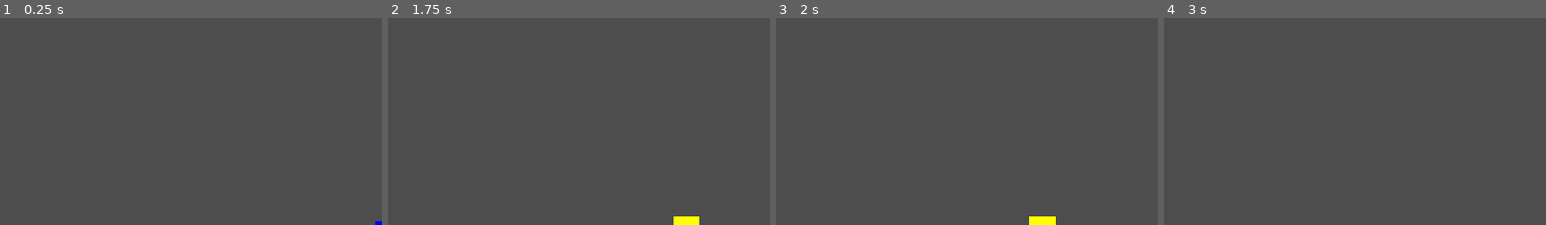
Above: before the commit, frames 1-4 (left to right).
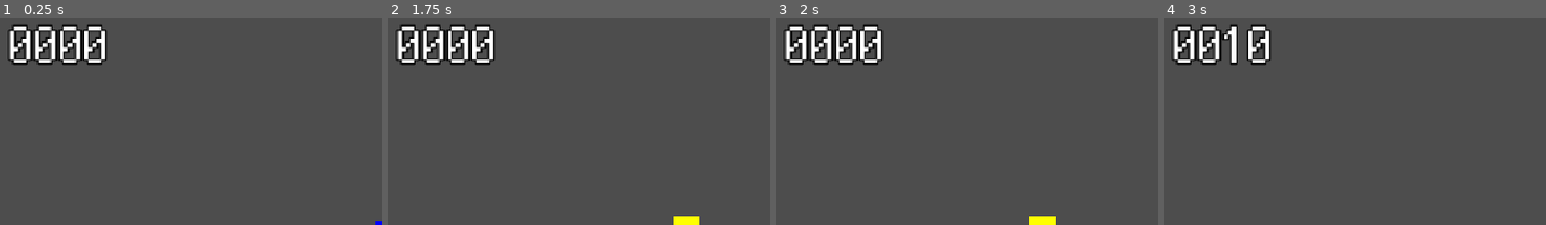
Above: after the commit, the same moments.

Repository: joshuafolkken/platformer
Game: Godot game, scene res://scenes/stage1.tscn
Two runs of this game, one before a commit and one after it. Both use one fixed random seed, a clock stepped at 60 frames per second and the inputs below.
Inputs:
- Up to frame 1 (0.25 s): no input
- Up to frame 2 (1.75 s): hold Right (ui_right) from 0.53 s (still down); tap Space (jump) at 0.6, 0.77, 1.07, 1.35, 1.52 s
- Up to frame 3 (2 s): keep holding Right (ui_right); tap Space (jump) at 1.82 s
- Up to frame 4 (3 s): release Right (ui_right) at 2.03 s; hold Left (ui_left) 2.03-2.78 s; tap Space (jump) at 2.1, 2.85 s; hold Right (ui_right) from 2.78 s (still down)
The pictures show only the part of the screen within x 1-51%, y 0-50%; the shares and areas given below are measured in that part.

The runs differ from the first frame. In frame 1, 3.6% of the frame differs, in the area x 2-28%, y 3-24%; in frame 2, 3.6%; in frame 3, 3.6%; in frame 4, 3.1%.

Commit message:
coin counter #26

Diff:
--- a/project.godot
+++ b/project.godot
@@ -19,6 +19,7 @@
 [autoload]
 
 Audio="*res://scenes/audio.tscn"
+CoinCount="*res://scenes/coin_count.tscn"
 
 [debug]
 
--- /dev/null
+++ b/scenes/coin_count.tscn
@@ -0,0 +1,16 @@
+[gd_scene load_steps=2 format=3 uid="uid://cs1vo46ab3hv3"]
+
+[ext_resource type="Script" uid="uid://cv337bg6eikr5" path="res://scripts/coin_count.gd" id="1_llvmb"]
+
+[node name="CoinCount" type="CanvasLayer"]
+layer = 2
+script = ExtResource("1_llvmb")
+
+[node name="Label" type="Label" parent="."]
+offset_left = 24.0
+offset_top = 16.0
+offset_right = 99.0
+offset_bottom = 98.0
+theme_override_constants/outline_size = 10
+theme_override_font_sizes/font_size = 75
+text = "XXXX"
--- a/scripts/character.gd
+++ b/scripts/character.gd
@@ -12,7 +12,7 @@
 
 	# Handle jump.
 	if Input.is_action_just_pressed("jump") and is_on_floor():
-		Audio.get_node("Jump").play()
+		(Audio.get_node("Jump") as AudioStreamPlayer).play()
 		velocity.y = JUMP_VELOCITY
 
 	# Get the input direction and handle the movement/deceleration.
--- a/scripts/coin.gd
+++ b/scripts/coin.gd
@@ -3,5 +3,6 @@
 
 func _on_area_body_entered(body: Node2D) -> void:
 	if body.name == "Character":
-		Audio.get_node("Coin").play()
+		(CoinCount as CoinCountType).add_coin(10)
+		(Audio.get_node("Coin") as AudioStreamPlayer).play()
 		queue_free()
--- /dev/null
+++ b/scripts/coin_count.gd
@@ -0,0 +1,19 @@
+class_name CoinCountType
+extends CanvasLayer
+
+var coin := 0
+
+@onready var label: Label = $Label
+
+
+func _update_label() -> void:
+	label.text = "%04d" % coin
+
+
+func _ready() -> void:
+	_update_label()
+
+
+func add_coin(value: int) -> void:
+	coin += value
+	_update_label()
--- a/scripts/enemy.gd
+++ b/scripts/enemy.gd
@@ -25,5 +25,5 @@
 
 func _on_area_2d_body_entered(body: Node2D) -> void:
 	if _is_treaded_by_character(body):
-		Audio.get_node("Hit").play()
+		(Audio.get_node("Hit") as AudioStreamPlayer).play()
 		queue_free()
--- a/scripts/stage_1.gd
+++ b/scripts/stage_1.gd
@@ -3,4 +3,4 @@
 
 # Called when the node enters the scene tree for the first time.
 func _ready() -> void:
-	Audio.get_node("BGM").play()
+	(Audio.get_node("BGM") as AudioStreamPlayer).play()
Not shown, added: scripts/coin_count.gd.uid
